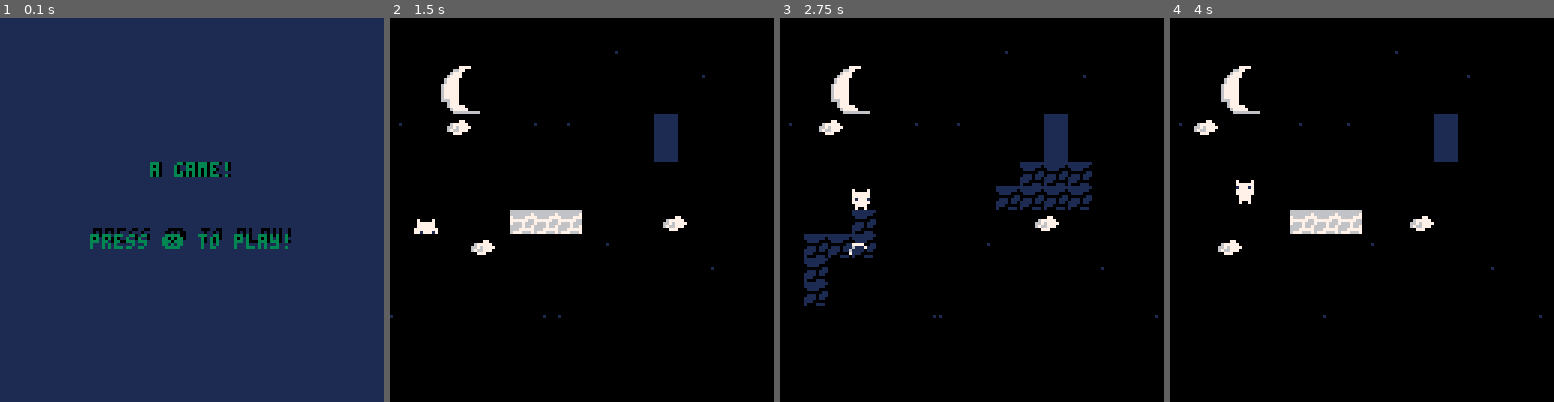
Above: before the commit, frames 1-4 (left to right).
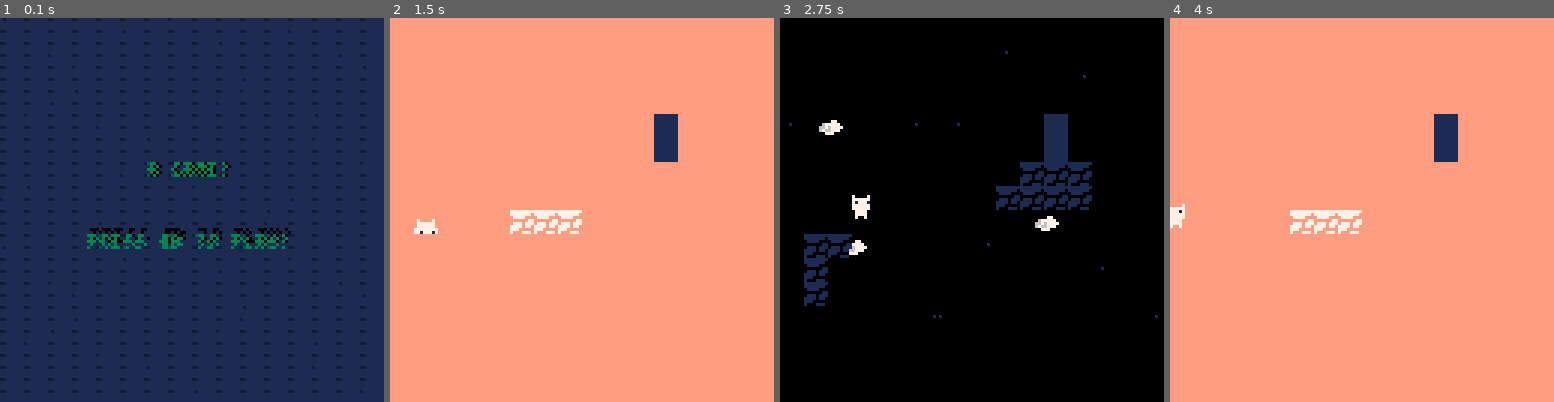
Above: after the commit, the same moments.

Repository: aadhyap/GBJam14
Game: PICO-8 cartridge platformer-game.p8
Same seed, same stepped clock (60 frames per second), same inputs: the game is played once before the commit and once after it.
Inputs:
- Up to frame 1 (0.1 s): no input
- Up to frame 2 (1.5 s): tap X (X key) at 0.33, 1.07 s; tap O (Z key) at 0.7 s
- Up to frame 3 (2.75 s): hold Right 1.6-2.1 s; tap O (Z key) at 1.7, 2.1, 2.5 s; tap X (X key) at 1.85 s; hold Up 2.15-2.42 s; hold Right from 2.47 s (still down)
- Up to frame 4 (4 s): tap O (Z key) at 2.9, 3.3, 3.7 s; tap X (X key) at 2.97 s; release Right at 3.03 s; hold Left 3.08-3.58 s

The runs differ from the first frame. In frame 1, 6.9% of the frame differs, in the area x 0-96%, y 0-98%; in frame 2, 99%; in frame 3, 1.2%; in frame 4, 99%, in the area x 0-100%, y 0-100%.

Commit message:
background change with switch

Diff:
--- a/platformer-game.p8
+++ b/platformer-game.p8
@@ -4,6 +4,8 @@
 --init file
 function _init()
 --intro()
+	poke( 0x5f2e, 1 ) --enable hidden colors
+	pal( {[4]=143} ,1 )
 	state = "menu"
 
 end
@@ -78,7 +80,10 @@
 --light vs dark
 	light_tile = 81
 	dark_tile = 65
-	none = 68
+
+	oldcover = 68
+	newcover = 68
+	set_all1(light_tile,dark_tile)
 	light = true
 	init_parallax()
 end
@@ -90,11 +95,14 @@
 	if btnp(❎) then
 	-- switch
 		if light then
+			oldcover = 97 --light blue
+			newcover = 68 --dark
 			set_all1(light_tile,dark_tile)
-			light = false
 		else
+			oldcover = 68
+			newcover = 97
 			set_all1(dark_tile,light_tile)
-			light = true
+
 		end
 	end
 
@@ -104,7 +112,6 @@
 
 --completed level----------
 	if level_finished(p.x+7,p.y) then
-		sfx(6)
 		next_level()
 	end
 
@@ -316,7 +323,7 @@
 	-- endgame
 	else
 --update to next level------
-		sfx(6)
+
 		level.x = levels[levelnum][1]
 		level.y = levels[levelnum][2]
 		level.name = levels[levelnum][3]
@@ -346,14 +353,33 @@
 function set_all1(old,new)
 	for y = level.y,level.y +15 do
   for x = level.x,level.x+15 do
-   if mget(x,y) == none then
+
+   -- show the new tiles that were covered
+   if mget(x,y) == oldcover then
       mset(x,y,new)
    end
 
+   --cover the current tiles
    if mget(x,y) == old then
-      mset(x,y,none)
+      mset(x,y,newcover)
+
+   end
+   if not light and
+   mget(x,y) == 0 then
+   mset(x,y, 113)
+
+   end
+
+   if light and mget(x,y) == 113 then
+   mset(x,y, 0)
+
    end
   end
+	end
+	if light then
+	light = false
+	else
+	light = true
 	end
 end
 
@@ -521,37 +547,46 @@
 
 
 
+…(9 lines of a section not shown)…
 __gff__
-0000000000000000000000000000000000000000000000000000000000000000000000000000000000000000000000000000000000000000000000000000000000010401050000000000000000000000000300000000000000000000000000000000000000000000000000000000000000000000000000000000000000000000
+0000000000000000000000000000000000000000000000000000000000000000000000000000000000000000000000000000000000000000000000000000000000010401050000000000000000000000000300000000000000000000000000000001000000000000000000000000000000000000000000000000000000000000
 0000000000000000000000000000000000000000000000000000000000000000000000000000000000000000000000000000000000000000000000000000000000000000000000000000000000000000000000000000000000000000000000000000000000000000000000000000000000000000000000000000000000000000
 __map__
-0000000000000000000000000000000043000000000000000000000000000000004300000000000000000000000000000043000000000000000000000000000000000000000000000000000000000000000000000000000000000000000000000000000000000000000000000000000000000000000000000000000000000000
-0000000000000000000000000000000043000000000000000000000000000000004300000000000000000000000000000043000000000000000000000000000000000000000000000000000000000000000000000000000000000000000000000000000000000000000000000000000000000000000000000000000000000000
-0000000000000000000000000053000043000000000000000000000000000000004300000000000000000000000000000043000000000000000000000000000000000000000000000000000000000000000000000000000000000000000000000000000000000000000000000000000000000000000000000000000000000000
-0000000000000000000000000000000043000000000000000000000000000000004300000000000000000000000000000043000000000000000000000000000000000000000000000000000000000000000000000000000000000000000000000000000000000000000000000000000000000000000000000000000000000000
-0000000000005300000000000000000043000052000000000000000000000000004300000000000000000000000000000043000000000000000000000000000000000000000000000000000000000000000000000000000000000000000000000000000000000000000000000000000000000000000000000000000000000000
-0000000000000000000000000000000043000000000000000000000000000000004300000000000000000000000000000043000000000000000000000000000000000000000000000000000000000000000000000000000000000000000000000000000000000000000000000000000000000000000000000000000000000000
-0000000000000000000000000000000043000000000000000000000000000000004300000000000000000000000000000043000000000000000000000000000000000000000000000000000000000000000000000000000000000000000000000000000000000000000000000000000000000000000000000000000000000000
-0000000000000000000000000000000043000000000000000000000000000000004300000000000000000000000000000043000000000000000000000000000000000000000000000000000000000000000000000000000000000000000000000000000000000000000000000000000000000000000000000000000000000000
-0000000000000000000000000000000043000000000000000000000052000000004300000000000000000000000000000043000000000000000000000000000000000000000000000000000000000000000000000000000000000000000000000000000000000000000000000000000000000000000000000000000000000000
-0000000000000000005300000000000043000000520000000000000000000000004300000000000000000000000000000043000000000000000000000000000000000000000000000000000000000000000000000000000000000000000000000000000000000000000000000000000000000000000000000000000000000000
-0000000000000000000000000000000043000000000000000000000000000000004300000000000000000000000000000043000000000000000000000000000000000000000000000000000000000000000000000000000000000000000000000000000000000000000000000000000000000000000000000000000000000000
-0000000000000000000000000000000043000000000000000000000000000000004300000000000000000000000000000043000000000000000000000000000000000000000000000000000000000000000000000000000000000000000000000000000000000000000000000000000000000000000000000000000000000000
-5300000000000053000000000000000043000000000000000000000000000000004300000000000000000000000000000043000000000000000000000000000000000000000000000000000000000000000000000000000000000000000000000000000000000000000000000000000000000000000000000000000000000000
-0000000000000000000000000000000043000000000000000000000000000000004300000000000000000000000000000043000000000000000000000000000000000000000000000000000000000000000000000000000000000000000000000000000000000000000000000000000000000000000000000000000000000000
-0000000000000000000000000000000043000000000000000000000000000000004300000000000000000000000000000043000000000000000000000000000000000000000000000000000000000000000000000000000000000000000000000000000000000000000000000000000000000000000000000000000000000000
-0000000000000000000000000000000043000000000000000000000000000000004300000000000000000000000000000043000000000000000000000000000000000000000000000000000000000000000000000000000000000000000000000000000000000000000000000000000000000000000000000000000000000000
-4343434343434343434343434343434343434343434343434343434343434343434343434343434343434343434343434343000000000000000000000000000000000000000000000000000000000000000000000000000000000000000000000000000000000000000000000000000000000000000000000000000000000000
+0000000000000000000000000000000043000000000000000000000000000000004300000000000000000000000000000043737471747171717171717171717171430000000000000000000000000000004300000000000000000000000000000043000000000000000000000000000000000000000000000000000000000000
+0000000000000000000000000000000043000000000000000000000000000000004300000000000000000000000000000043747171717471717171717171717171430000000000000000000000000000004300000000000000000000000000000043000000000000000000000000000000000000000000000000000000000000
+0000000000000000000000000053000043000000000000000000000000000000004300000000000000000000000000000043717171717174717171717171717171430000000000000000000000000000004300000000000000000000000000000043000000000000000000000000000000000000000000000000000000000000
+0000000000000000000000000000000043000000000000000000000000000000004300000000000000000000000000000043747171717471717171717171717171430000000000000000000000000000004300000000000000000000000000000043000000000000000000000000000000000000000000000000000000000000
+0000000000005300000000000000000043000052000000000000000000000000004300000000000000000000000000000043717471747171717171717171717171430000000000000000000000000000004300000000000000000000000000000043000000000000000000000000000000000000000000000000000000000000
+0000000000000000000000000000000043000000000000000000000000000000004300000000000000000000000000000043717174717171717171717171717171430000000000000000000000000000004300000000000000000000000000000043000000000000000000000000000000000000000000000000000000000000
+0000000000000000000000000000000043000000000000000000000000000000004300000000000000000000000000000043717171717171717171717171717171430000000000000000000000000000004300000000000000000000000000000043000000000000000000000000000000000000000000000000000000000000
+0000000000000000000000000000000043000000000000000000000000000000004300000000000000000000000000000043717171717171717171717171717171430000000000000000000000000000004300000000000000000000000000000043000000000000000000000000000000000000000000000000000000000000
+0000000000000000000000000000000043000000000000000000000052000000004300000000000000000000000000000043717171717171717171717171717171430000000000000000000000000000004300000000000000000000000000000043000000000000000000000000000000000000000000000000000000000000
+0000000000000000005300000000000043000000520000000000000000000000004300000000000000000000000000000043717171717171717171717171717171430000000000000000000000000000004300000000000000000000000000000043000000000000000000000000000000000000000000000000000000000000
+0000000000000000000000000000000043000000000000000000000000000000004300000000000000000000000000000043717171717171717171717171717171430000000000000000000000000000004300000000000000000000000000000043000000000000000000000000000000000000000000000000000000000000
+0000000000000000000000000000000043000000000000000000000000000000004300000000000000000000000000000043717171717171717171717171717171430000000000000000000000000000004300000000000000000000000000000043000000000000000000000000000000000000000000000000000000000000
+5300000000000053000000000000000043000000000000000000000000000000004300000000000000000000000000000043717171717171717171717171717171430000000000000000000000000000004300000000000000000000000000000043000000000000000000000000000000000000000000000000000000000000
+0000000000000000000000000000000043000000000000000000000000000000004300000000000000000000000000000043717171717171717171717171717171430000000000000000000000000000004300000000000000000000000000000043000000000000000000000000000000000000000000000000000000000000
+0000000000000000000000000000000043000000000000000000000000000000004300000000000000000000000000000043717171717171717171717171717171430000000000000000000000000000004300000000000000000000000000000043000000000000000000000000000000000000000000000000000000000000
+0000000000000000000000000000000043000000000000000000000000000000004300000000000000000000000000000043717171717171717171717171717171430000000000000000000000000000004300000000000000000000000000000043000000000000000000000000000000000000000000000000000000000000
+4343434343434343434343434343434343434343434343434343434343434343434343434343434343434343434343434343434343434343434343434343434343434343434343434343434343434343434343434343434343434343434343434343000000000000000000000000000000000000000000000000000000000000
 0000000000000000000000000000000000000000000000000000000000000000000000000000000000000000000000000000000000000000000000000000000000000000000000000000000000000000000000000000000000000000000000000000000000000000000000000000000000000000000000000000000000000000
 0000000000000000000000000000000000000000000000000000000000000000000000000000000000000000000000000000000000000000000000000000000000000000000000000000000000000000000000000000000000000000000000000000000000000000000000000000000000000000000000000000000000000000
-0000282900000000000000000000000000000000000000000000000000000000000000000000000000000000000000000000000000000000000000000000000000000000000000000000000000000000000000000000000000000000000000000000000000000000000000000000000000000000000000000000000000000000
-0000383900000000000000000000000000000000000000000000000000000000000000000000000000000000000000000000000000000000000000000000000000000000000000000000000000000000000000000000000000000000000000000000000000000000000000000000000000000000000000000000000000000000
+0000000000000000000000000000000000000000000000000000000000000000000000000000000000000000000000000000000000000000000000000000000000000000000000000000000000000000000000000000000000000000000000000000000000000000000000000000000000000000000000000000000000000000
+0000000000000000000000000000000000000000000000000000000000000000000000000000000000000000000000000000000000000000000000000000000000000000000000000000000000000000000000000000000000000000000000000000000000000000000000000000000000000000000000000000000000000000
 0000000000000000000000420000000000000000000000000000000000000000000000000000000000000000000000000000000000000000000000000000000000000000000000000000000000000000000000000000000000000000000000000000000000000000000000000000000000000000000000000000000000000000
 0000000000000000000000420000000000000000000000000000000000000000000000000000000000000000000000000000000000000000000000000000000000000000000000000000000000000000000000000000000000000000000000000000000000000000000000000000000000000000000000000000000000000000
 0000000000000000000041414100000000000000000000000000000000000000000000000000000000000000000000000000000000000000000000000000000000000000000000000000000000000000000000000000000000000000000000000000000000000000000000000000000000000000000000000000000000000000
 0000000000000000004141414100000000000000000000000000000000000000000000000000000000000000000000000000000000000000000000000000000000000000000000000000000000000000000000000000000000000000000000000000000000000000000000000000000000000000000000000000000000000000
-0000004100515151000000000000000000000000000000000000000000000000000000000000000000000000000000000000000000000000000000000000000000000000000000000000000000000000000000000000000000000000000000000000000000000000000000000000000000000000000000000000000000000000
-0041414100000000000000000000000000414141410000000041414141000000000000000000000000000000000000000000000000000000000000000000000000000000000000000000000000000000000000000000000000000000000000000000000000000000000000000000000000000000000000000000000000000000
+0000000000515151000000000000000000000000000000000000000000000000000000000000000000000000000000000000000000000000000000000000000000000000000000000000000000000000000000000000000000000000000000000000000000000000000000000000000000000000000000000000000000000000
+0041410000000000000000000000000000414141410000000041414141000000000000000000000000000000000000000000000000000000000000000000000000000000000000000000000000000000000000000000000000000000000000000000000000000000000000000000000000000000000000000000000000000000
 0041000000000000000000000000000000000000000000000000000000000000000000000000000000000000000000000000000000000000000000000000000000000000000000000000000000000000000000000000000000000000000000000000000000000000000000000000000000000000000000000000000000000000
 0041000000000000000000000000000000000000000000000000000000000000000000000000000000000000000000000000000000000000000000000000000000000000000000000000000000000000000000000000000000000000000000000000000000000000000000000000000000000000000000000000000000000000
 0000000000000000000000000000000000000000000000510000000000000000000000000000000000000000000000000000000000000000000000000000000000000000000000000000000000000000000000000000000000000000000000000000000000000000000000000000000000000000000000000000000000000000
Not shown, changed: 24 lines of the sprite sheet (__gfx__) section of platformer-game.p8
